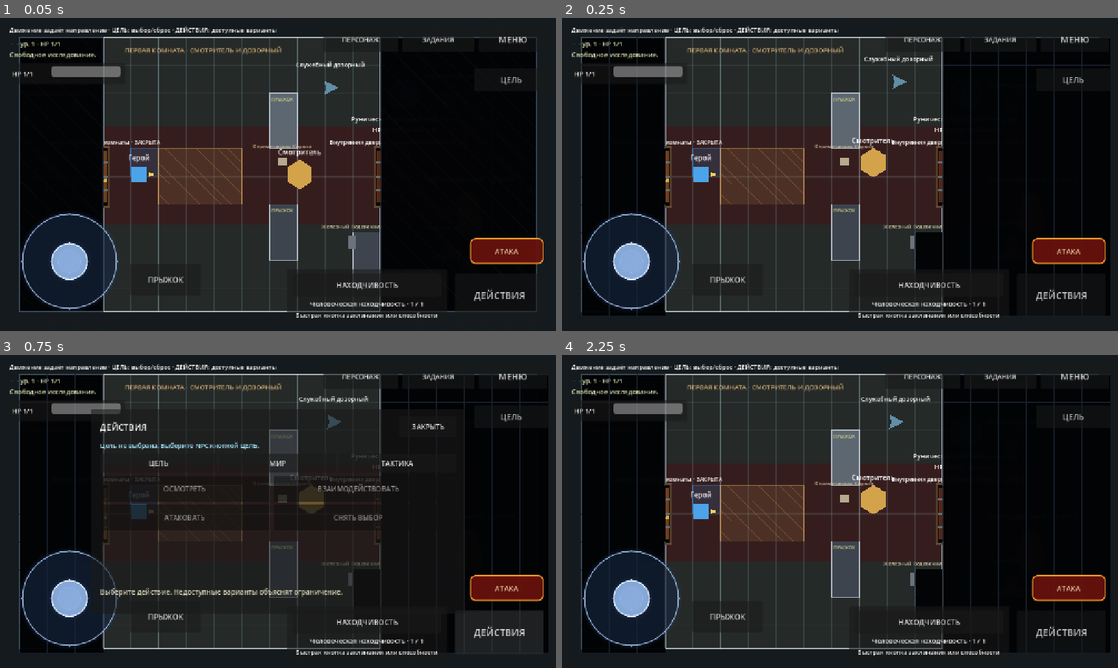
Above: before the commit, frames 1-4 (two rows, left to right).
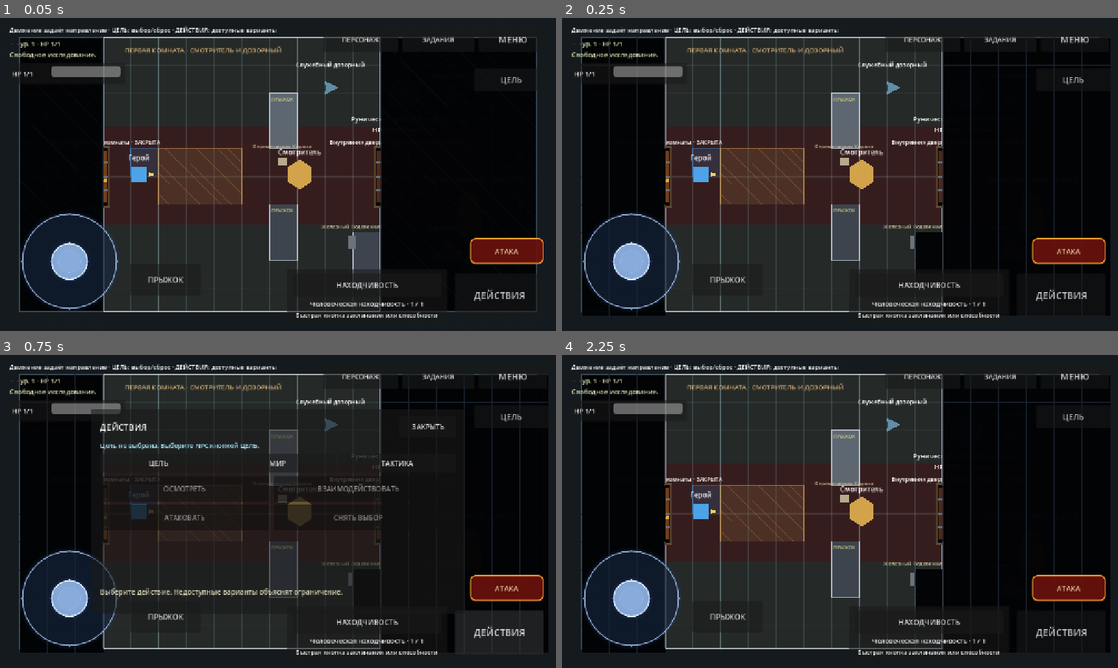
Above: after the commit, the same moments.

Repository: eretenkodaniil16-rgb/rpg-project
Game: Godot game, scene res://scenes/game/game.tscn
Same seed, same stepped clock (60 frames per second), same inputs: the game is played once before the commit and once after it. This scene is started directly instead of the project's main scene.
Inputs:
- Up to frame 1 (0.05 s): no input
- Up to frame 2 (0.25 s): no input
- Up to frame 3 (0.75 s): click "ДЕЙСТВИЯ" at 0.5 s
- Up to frame 4 (2.25 s): click "МЕНЮ" at 1.25 s; click "ПРОДОЛЖИТЬ" at 2 s

Frame 1 is identical in both runs. In frame 2, 1.0% of the frame differs, in the area x 50-67%, y 12-55%; in frame 3, 0.7%; in frame 4, 0.9%.

Commit message:
fix(save): restore valid NPC coordinates exactly

Diff:
--- a/scripts/systems/obstacle_aware_npc_navigation_system.gd
+++ b/scripts/systems/obstacle_aware_npc_navigation_system.gd
@@ -77,12 +77,16 @@
 	var environment: CombatEnvironment = actor.get_tree().get_first_node_in_group("combat_environment") as CombatEnvironment
 	if grid == null or environment == null:
 		return requested_position
-	var safe_cell: Vector2i = nearest_safe_cell(
-		grid,
-		environment,
-		grid.world_to_cell(requested_position),
-		occupied_cells(actor, grid)
-	)
+	var occupied: Dictionary = occupied_cells(actor, grid)
+	var requested_cell: Vector2i = grid.world_to_cell(requested_position)
+	if (
+		grid.is_cell_valid(requested_cell)
+		and not occupied.has(requested_cell)
+		and not environment.is_cell_blocked(grid, requested_cell)
+		and not environment.is_position_blocked(requested_position, ACTOR_RADIUS_PIXELS)
+	):
+		return requested_position
+	var safe_cell: Vector2i = nearest_safe_cell(grid, environment, requested_cell, occupied)
 	return grid.cell_to_world_center(safe_cell) if grid.is_cell_valid(safe_cell) else actor.global_position
 
 
